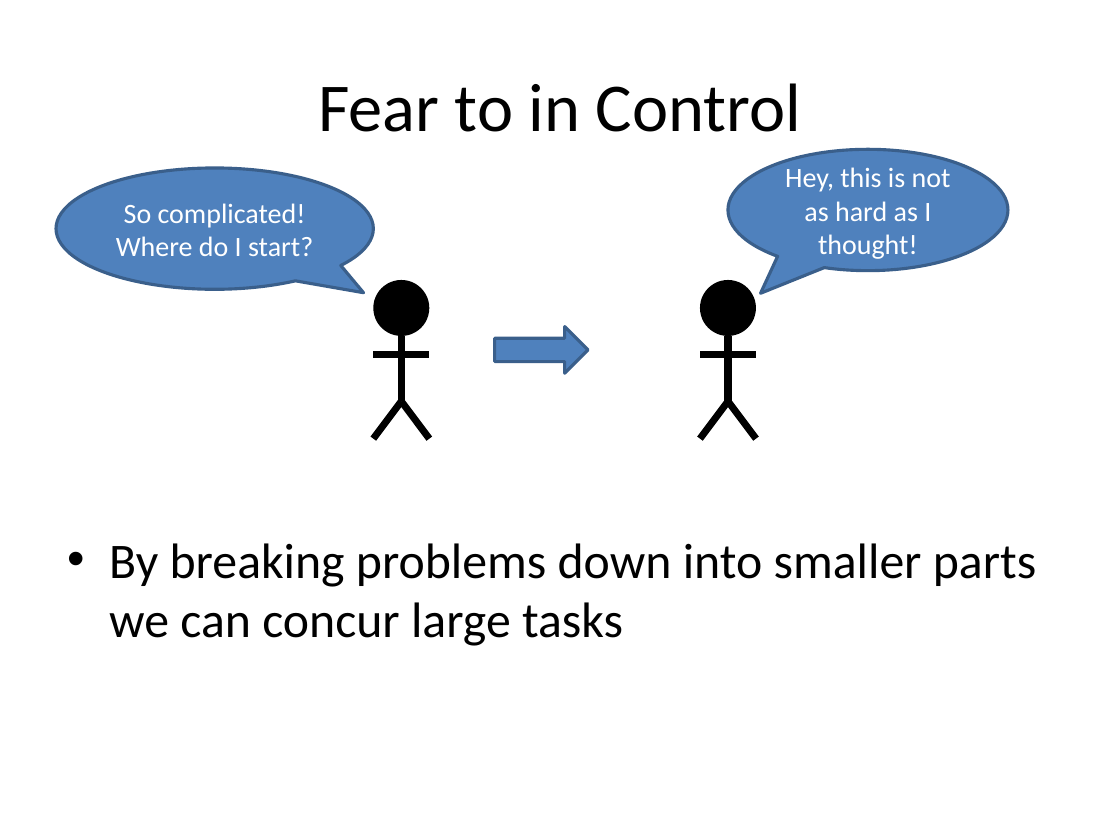
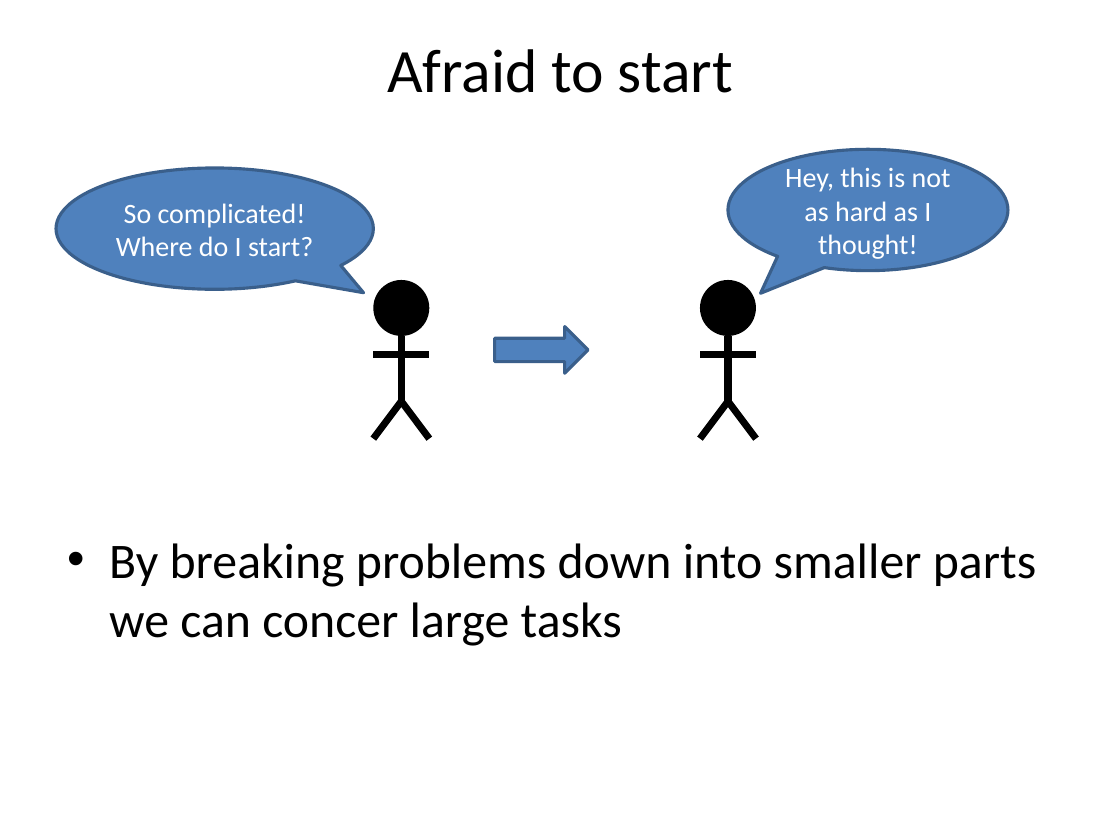
Before and after one commit to dmccreary/moving-rainbow, a slide deck: slide 5 of guide/Image-Ideas.pptx. Drawn at 1120x840 pixels with LibreOffice and Linux fonts; fonts in the diff are those of the drawing. Boxes give left, top, right and bottom in pixels: in the first picture for what was removed or moved away, otherwise in the second. Text is boxed around its words. In the diff, an @@ line names an element or a change of style, - is before the commit and + after.

```diff
--- a/guide/Image-Ideas.pptx
+++ b/guide/Image-Ideas.pptx
@@ title at [387, 49, 733, 93]: text changed; size 44 to 39.6 pt @@
-Fear to in Control
+Afraid to start
@@ text at [109, 543, 1036, 646]: text changed @@
-• By breaking problems down into smaller parts we can concur large tasks
+• By breaking problems down into smaller parts we can concer large tasks
```
Also in this commit, not shown: 2 other slides changed, 9 other files.
